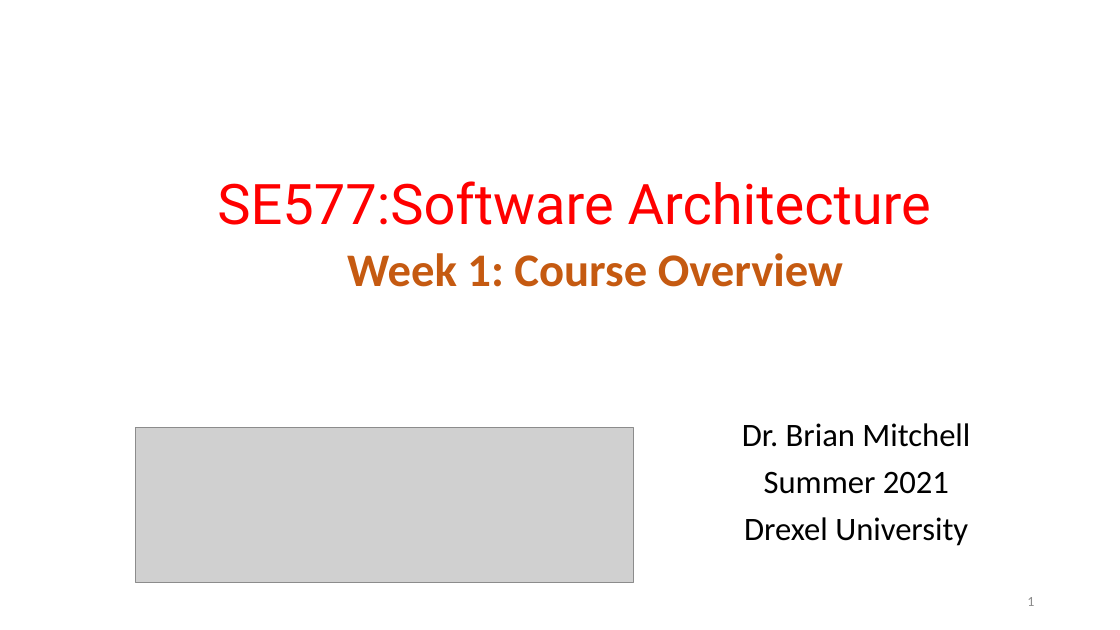
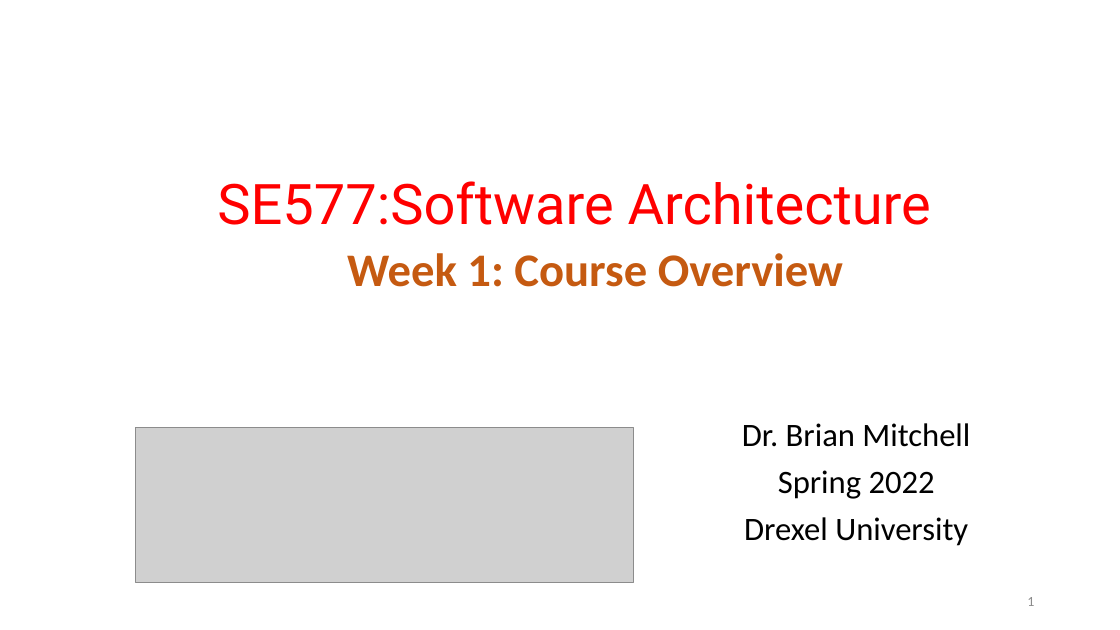
Before and after one commit to ArchitectingSoftware/SE577-SoftwareArchitecture, a slide deck: slide 1 of lectures/Week 1 - Course Overview.pptx. Drawn at 1120x630 pixels with LibreOffice and Linux fonts; fonts in the diff are those of the drawing; grey boxes stand for pictures. Boxes give left, top, right and bottom in pixels: in the first picture for what was removed or moved away, otherwise in the second. Text is boxed around its words. In the diff, an @@ line names an element or a change of style, - is before the commit and + after.

```diff
--- a/lectures/Week 1 - Course Overview.pptx
+++ b/lectures/Week 1 - Course Overview.pptx
@@ subtitle at <box>778,470,935,499</box>: text changed @@
-Summer 2021
+Spring 2022
```
Also in this commit, not shown: 2 slides added.
